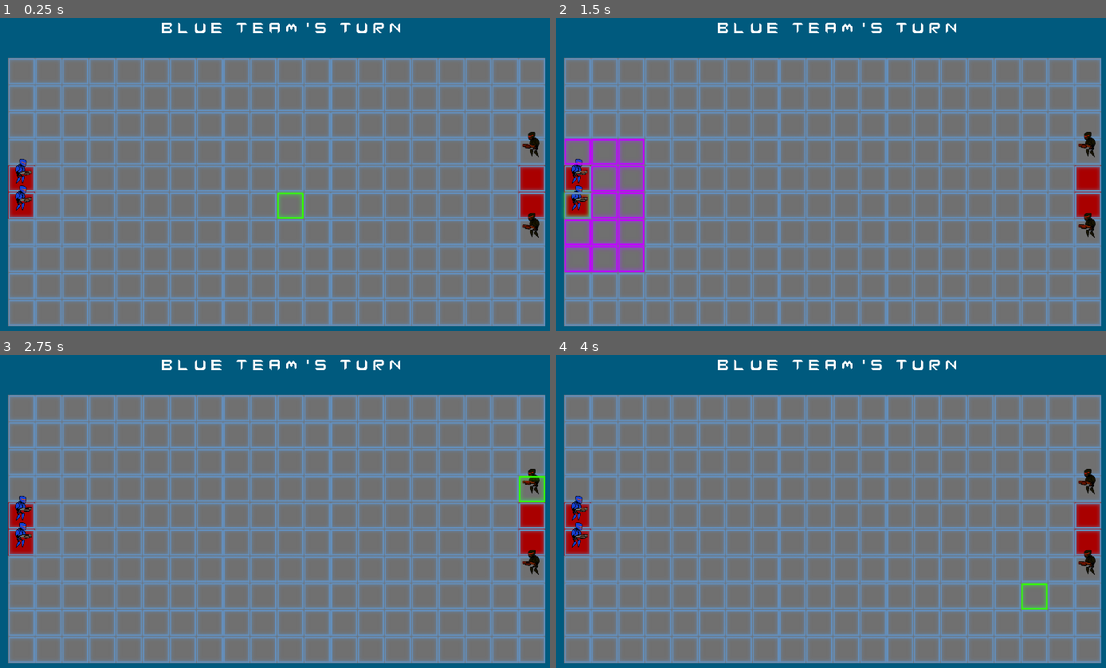
Above: before the commit, frames 1-4 (two rows, left to right).
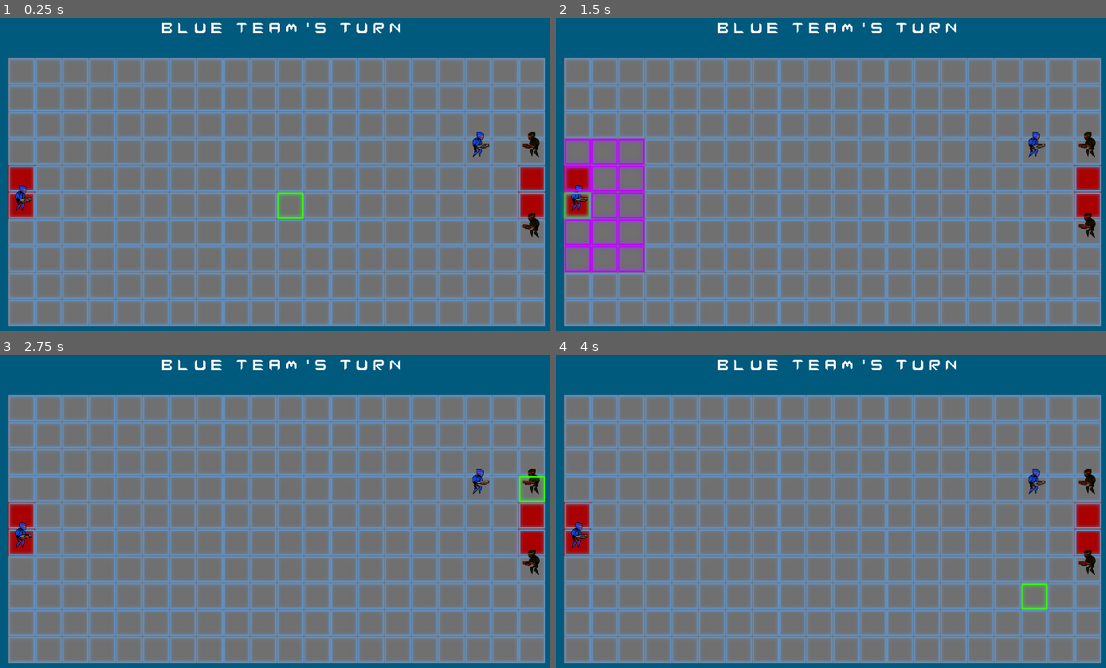
Above: after the commit, the same moments.

Repository: Bropi/kairos
Game: Godot game, scene res://Scenes/main.tscn
The game is run twice, just before and just after one commit, with the same random seed, the same clock (stepped at 60 frames per second) and the same inputs. The engine's default icon, where the game draws it, is replaced by a stand-in: a white triangle on a blue panel in a dark square.
Inputs (mouse positions are in pixels of both pictures, inside the frame that each line leads up to):
- Up to frame 1 (0.25 s): no input
- Up to frame 2 (1.5 s): tap Enter at 0.5 s; move the mouse to (578, 177) at 0.52 s; press the mouse at (578, 177) at 0.53 s; tap Space at 1.25 s; move the mouse to (578, 205) at 1.27 s; release the mouse at (578, 205) at 1.28 s; click (578, 205) at 1.35 s
- Up to frame 3 (2.75 s): tap Enter at 2 s; move the mouse to (533, 489) at 2.02 s; press the mouse at (533, 489) at 2.03 s
- Up to frame 4 (4 s): tap Space at 2.75 s; move the mouse to (1089, 570) at 2.77 s; release the mouse at (1089, 570) at 2.78 s; click (1089, 570) at 2.85 s; tap Enter at 3.5 s; move the mouse to (1023, 583) at 3.52 s; press the mouse at (1023, 583) at 3.53 s

The runs differ from the first frame. In frame 1, 0.2% of the frame differs, in the area x 2-89%, y 36-53%; in frame 2, 0.4%, in the area x 1-89%, y 36-56%; in frame 3, 0.2%; in frame 4, 0.2%.

Commit message:
combat works, restart scene after all units killed

Diff:
--- a/kairos--secret-weapon/Scenes/main.tscn
+++ b/kairos--secret-weapon/Scenes/main.tscn
@@ -365,7 +365,7 @@
 [node name="BlueGroup" type="Node2D" parent="UnitManager"]
 
 [node name="Player1Unit" parent="UnitManager/BlueGroup" instance=ExtResource("5_21xkr")]
-position = Vector2(202, 445)
+position = Vector2(1580, 364)
 team = "blue"
 
 [node name="Player1Unit2" parent="UnitManager/BlueGroup" instance=ExtResource("5_21xkr")]
--- a/kairos--secret-weapon/Scripts/player_unit.gd
+++ b/kairos--secret-weapon/Scripts/player_unit.gd
@@ -75,7 +75,7 @@
 			print("\nSelected unit on tile: " + str(clicked_tile))
 			#update tile grid script:
 			tile_map_layer_selected.unit_selected = true
-			tile_map_layer_selected.check_surrounding_tiles(clicked_tile, walking_range)
+			tile_map_layer_selected.check_surrounding_tiles(clicked_tile, walking_range, team)
 
 		#elif !is_turn && !is_player_selected:
 			#error_sound.play()
@@ -91,27 +91,48 @@
 		clicked_tile = tile_map_layer_selected.local_to_map(get_global_mouse_position())
 
 		#check with tilemap script if selected tile is within unit's walking range:
-		tile_in_unit_range = tile_map_layer_selected.dic_selected.has(str(clicked_tile))
+		var tile_data = tile_map_layer_selected.dic_selected.get(str(clicked_tile), null)
+		var tile_in_unit_range = false
+
+		if tile_data:
+			var tile_type = tile_data.get("Type", "")
+			tile_in_unit_range = tile_type == "walkable" or tile_type == "enemy"
+
+
 		#check if the clicked position already contains a unit or is out of bounds
-		if !is_tile_occupied(clicked_tile) && is_tile_in_bounds(clicked_tile) && tile_in_unit_range:
-			move_pos(clicked_tile)
+		if is_tile_in_bounds(clicked_tile) && tile_in_unit_range:
+			var tile_occupier = unit_manager.is_tile_occupied(self.team, clicked_tile)
+
+			if tile_occupier != self.team && tile_occupier != "none":
+				unit_manager.kill_enemy(team, clicked_tile)
+				unit_manager.update_unit_positions()
+				move_pos(clicked_tile)
+
+			elif tile_occupier == "none":
+				move_pos(clicked_tile)
+
+			else:
+				# Tile has friendly unit → do nothing
+				error_sound.play()
+				self.deselect()
+				return
+
+			# After valid move or kill
 			is_player_selected = false
 			has_moved = true
 			is_turn = false
 			sprite_2d_selected.visible = false
 			sprite_2d_moved.visible = true
 			unit_manager.update_unit_positions()
-			#call turn manager script to let it know a unit of this team has moved
+			tile_map_layer_selected.dic_selected.clear()
+			tile_map_layer_selected.unit_selected = false
+			tile_map_layer_selected.clear_highlights()
+
 			if team == "blue":
 				turn_manager.unit_set_move("blue")
 			else:
 				turn_manager.unit_set_move("red")
-			#deselect highlighted tiles in tilemap layer script
-			tile_map_layer_selected.dic_selected.clear()
-			tile_map_layer_selected.unit_selected = false
-			tile_map_layer_selected.clear_highlights()
-
-		#if the tile is already taken/out of bounds the selected unit will be deselected
+
 		else:
 			tile_map_layer_selected.dic_selected.clear()
 			tile_map_layer_selected.unit_selected = false
@@ -122,6 +143,7 @@
 
 
 
+
 #methods that input functions use for selection and movement:
 
 # Move unit to grid tile if valid tile
@@ -131,17 +153,14 @@
 	print("unit moved to tile: " + str(tile))
 	#self.deselect()
 
-# Check if target tile is already occupied
+# Check if target tile is already occupied by ally unit
 func is_tile_occupied(tile_pos: Vector2i) -> bool:
-	#this var is for later combat implementation
-	var occupier = "none"
-	tile_occupied = false
-
-	if unit_manager.is_tile_occupied(self.team, tile_pos) == "blue"\
-	or unit_manager.is_tile_occupied(self.team, tile_pos) == "red":
-		tile_occupied = true
-
+	var tile_occupier = unit_manager.is_tile_occupied(self.team, tile_pos)
+	var tile_occupied = tile_occupier == self.team
+
+	print(tile_occupier)
 	return tile_occupied
+
 
 # Check if tile is in bounds and return a fitting value
 func is_tile_in_bounds(tile_pos: Vector2i) -> bool:
@@ -200,6 +219,8 @@
 	attack_range = 2
 	walking_range = 2
 
-
+func die():
+	self.queue_free()
+	turn_manager.unit_died(self.team)
 
 #pathfinding functions
--- a/kairos--secret-weapon/Scripts/tile_map_layer_selected.gd
+++ b/kairos--secret-weapon/Scripts/tile_map_layer_selected.gd
@@ -77,22 +77,43 @@
 	##highlight available tiles and add offsets to dic_selected dictionary
 	#highlight_movement_zone()
 
-func check_surrounding_tiles(selected_tile: Vector2i, radius: int):
+func check_surrounding_tiles(selected_tile: Vector2i, radius: int, unit_team: String):
 	unit_selected = true
 	checked_tile = selected_tile
 	dic_selected.clear()
 	offsets.clear()
 
-	# Generate dynamic offsets based on radius
 	for dx in range(-radius, radius + 1):
 		for dy in range(-radius, radius + 1):
 			var offset = Vector2i(dx, dy)
-			if offset == Vector2i(0, 0):  # Skip center tile
+			if offset == Vector2i(0, 0):
 				continue
-			offsets.append(offset)
 
-	# Now call the actual movement zone highlighter
+			var target_tile = selected_tile + offset
+
+			if !is_tile_in_bounds(target_tile):
+				continue
+
+			var occupier = unit_manager.is_tile_occupied("none", target_tile)
+			if occupier == "none":
+				dic_selected[str(target_tile)] = {
+					"Type": "walkable",
+					"Position": target_tile
+				}
+				offsets.append(offset)
+			elif occupier != unit_team:
+				dic_selected[str(target_tile)] = {
+					"Type": "enemy",
+					"Position": target_tile
+				}
+				offsets.append(offset)
+
 	highlight_movement_zone()
+
+
+func is_tile_in_bounds(tile_pos: Vector2i) -> bool:
+	return tile_pos.x >= x_offset && tile_pos.x < x_offset + grid_width \
+		&& tile_pos.y >= y_offset && tile_pos.y < y_offset + grid_height
 
 
 
@@ -118,23 +139,18 @@
 				#"Position": str(surrounding_tile)
 			#}
 
+
 func highlight_movement_zone():
-	var occupied = false
+	for key in dic_selected.keys():
+		var tile_data = dic_selected[key]
+		var pos = tile_data["Position"]
+		var tile_type = tile_data["Type"]
 
-	for offset in offsets:
-		var surrounding_tile = checked_tile + offset
+		if tile_type == "walkable":
+			tile_map_layer_selected.set_cell(pos, 1, Vector2i(3, 4), 0)  # Purple
+		elif tile_type == "enemy":
+			tile_map_layer_selected.set_cell(pos, 1, Vector2i(5, 3), 0)  # Red
 
-		if unit_manager.is_tile_occupied("another", surrounding_tile) == "none":
-			occupied = false
-		else:
-			occupied = true
-
-		if is_tile_inside_bounds(surrounding_tile) and not occupied:
-			tile_map_layer_selected.set_cell(surrounding_tile, 1, Vector2i(3, 4), 0)
-			dic_selected[str(surrounding_tile)] = {
-				"Type": "offset",
-				"Position": str(surrounding_tile)
-			}
 
 
 func clear_highlights():
--- a/kairos--secret-weapon/Scripts/turn_manager.gd
+++ b/kairos--secret-weapon/Scripts/turn_manager.gd
@@ -4,6 +4,7 @@
 @onready var blue_group: Node2D = $"../UnitManager/BlueGroup"
 @onready var red_group: Node2D = $"../UnitManager/RedGroup"
 @onready var unit_manager: Node2D = $"../UnitManager"
+@onready var main: Node2D = $".."
 
 #turn indicator UI nodes' references
 @onready var label_blue: Label = $"../UI/TurnIndicator/LabelBlue"
@@ -81,4 +82,20 @@
 		label_red.visible = false
 		turn_indicator.color = Color(0.0, 0.353, 0.494)
 
-#make function to remove team member size if a unit is defeated
+#function to remove team member size if a unit is defeated
+func unit_died(team: String):
+	if team == "blue":
+		blue_team_members -= 1
+		print (blue_team_members)
+	else:
+		red_team_members -= 1
+		print (red_team_members)
+
+	if blue_team_members == 0 or red_team_members == 0:
+		print("game over")
+		restart_scene()
+
+
+func restart_scene():
+	var scene_path = "res://Scenes/main.tscn"  # Replace with your actual scene path
+	get_tree().change_scene_to_file(scene_path)
--- a/kairos--secret-weapon/Scripts/unit_manager.gd
+++ b/kairos--secret-weapon/Scripts/unit_manager.gd
@@ -50,14 +50,23 @@
 
 		#print(unit.name, " → ", unit.team, " at ", unit_tile_pos)
 
-#Used by player nodes to check other tile positions for occupation
-func is_tile_occupied(team: String, target_tile: Vector2i) -> String:
-	var occupied = "none"
+# Used by player nodes to check other tile positions for occupation
+func is_tile_occupied(_team: String, target_tile: Vector2i) -> String:
+	for tile_pos in blue_unit_positions:
+		if tile_pos == target_tile:
+			return "blue"
 
-	for tile_pos in blue_unit_positions + red_unit_positions:
+	for tile_pos in red_unit_positions:
 		if tile_pos == target_tile:
-			occupied = team
-			#print("tile is occupied by a " + team + " unit")
-			break
+			return "red"
 
-	return occupied
+	return "none"
+
+
+func kill_enemy(_team: String, target_tile: Vector2i):
+	for unit in blue_group.get_children() + red_group.get_children():
+		var unit_tile = tile_map_layer_selected.local_to_map(unit.global_position)
+		if unit_tile == target_tile:
+			unit.die()
+			print("Killed unit at: ", target_tile)
+			return
